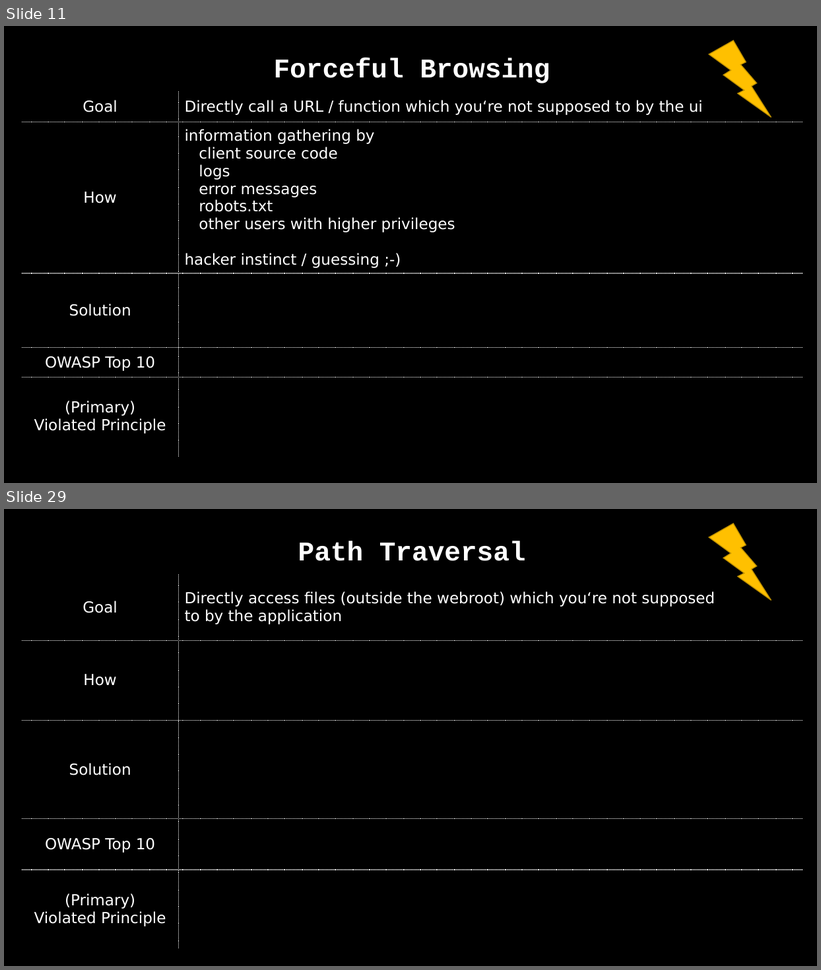
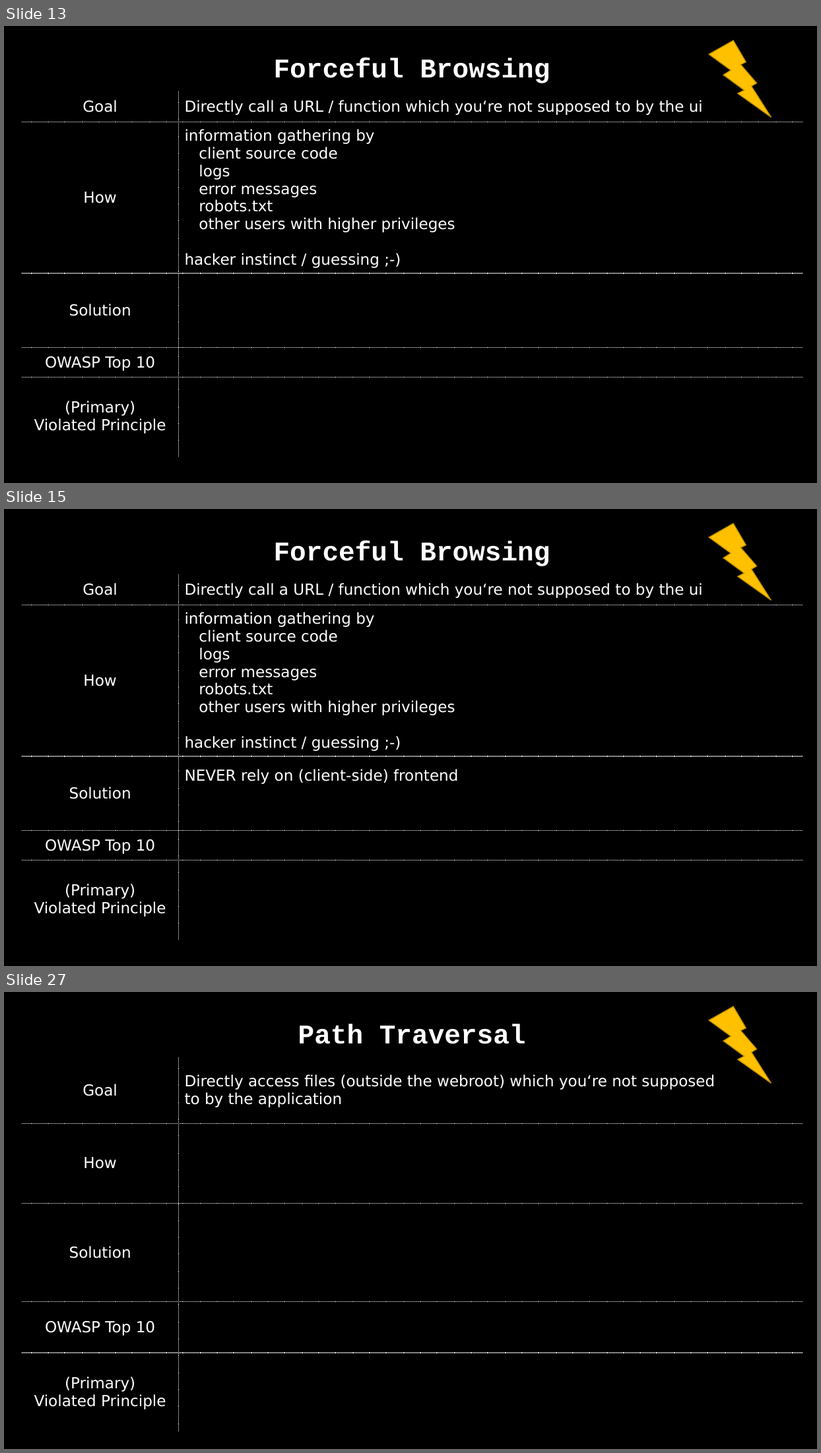
Before and after one commit to dschwarz91/websec-lecture, a slide deck: slides/5_Authorization.pptx. Shown one above the other, each under a label of ours: slides 11 and 29 before the commit, slides 13, 15 and 27 after it; the slides between them are not shown. The pictures are 821x970 and 821x1453 pixels, drawn with LibreOffice and Linux fonts; fonts in the diff are those of the drawing. Boxes give left, top, right and bottom in pixels: in the first picture for what was removed or moved away, otherwise in the second. Text is boxed around its words. In the diff, an @@ line names an element or a change of style, - is before the commit and + after.

Commit message:
removed IDOR as a separate vulnerability and merged it in forceful browsing. Added some details for authorization checks.

```diff
--- a/slides/5_Authorization.pptx
+++ b/slides/5_Authorization.pptx
@@ slide 15 added at (x1=4, y1=509, x2=817, y2=966), background #000000 @@
@@ lightning bolt added at (x1=709, y1=524, x2=772, y2=601), fill #FFC000, outline #BD8E00 1 pt @@
@@ table added at (x1=22, y1=533, x2=803, y2=946), 6 rows, 2 columns @@
+Forceful Browsing | 
+Goal | Directly call a URL / function which you‘re not supposed to by the ui
+How | information gathering by / client source code / logs / error messages / robots.txt / other users with higher privileges / hacker instinct / guessing ;-)
+Solution | NEVER rely on (client-side) frontend
+OWASP Top 10 | 
+(Primary) Violated Principle | 
@@ table added at (x1=485, y1=555, x2=499, y2=580), 1 rows, 1 columns @@
+
@@ what was slide 11 is now slide 13 @@
@@ what was slide 29 is now slide 27 @@
```
Also in this commit, not shown: 13 slides changed, 8 other slides added.
